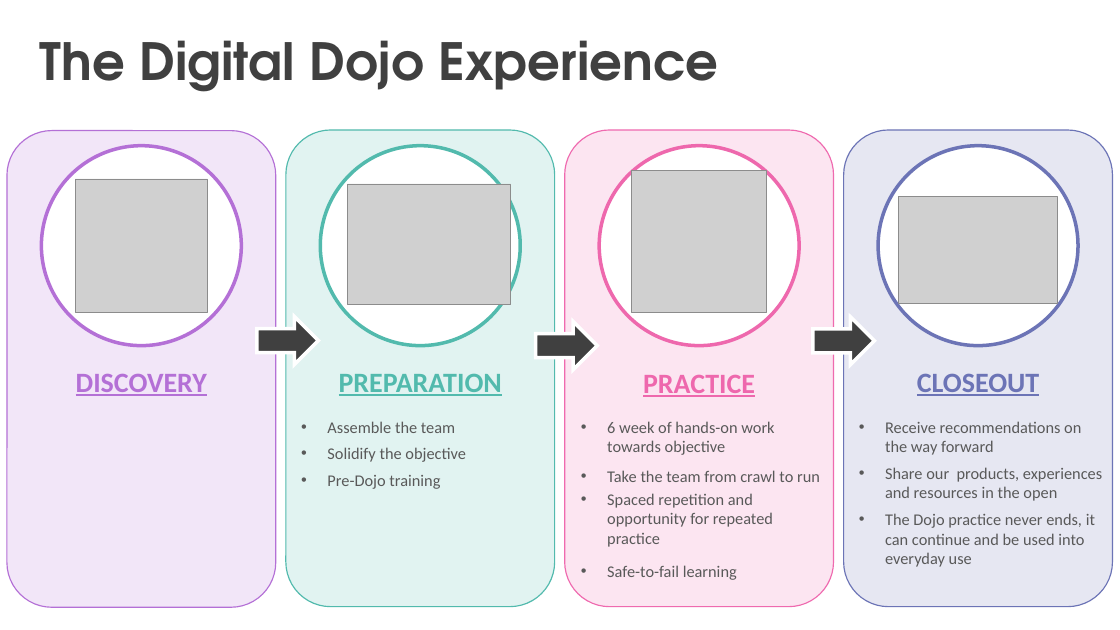
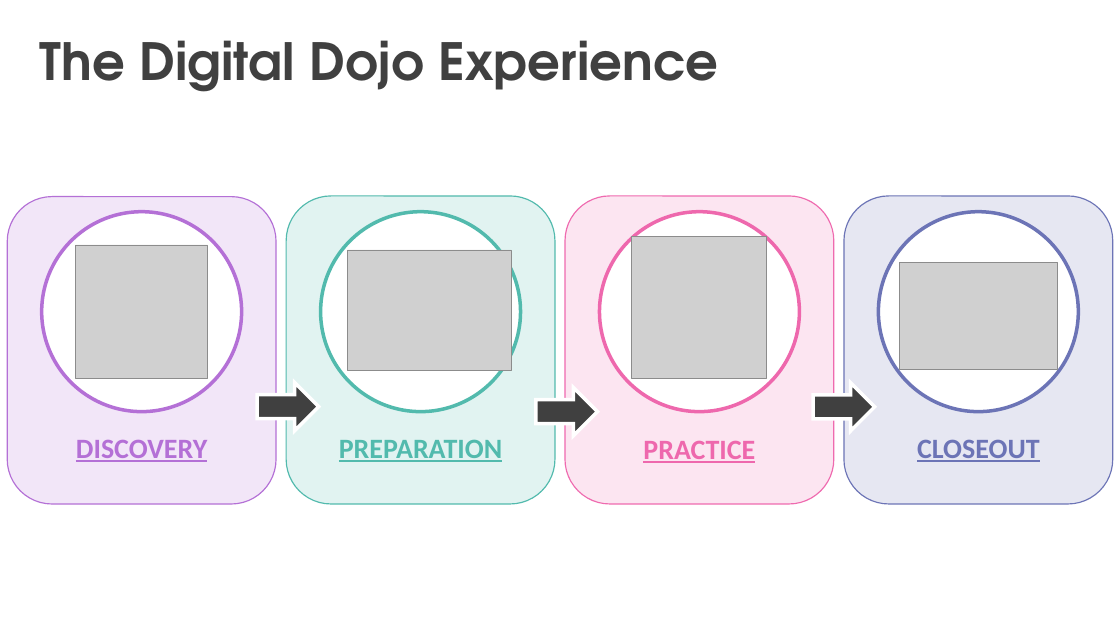
Before and after one commit to stephanieDG/digital-dojo, a slide deck: slide 7 of reading-material/Digital_Dojo_-_2021-04-08.pptx. Drawn at 1120x630 pixels with LibreOffice and Linux fonts; fonts in the diff are those of the drawing; grey boxes stand for pictures. Boxes give left, top, right and bottom in pixels: in the first picture for what was removed or moved away, otherwise in the second. Text is boxed around its words. In the diff, an @@ line names an element or a change of style, - is before the commit and + after.

```diff
--- a/reading-material/Digital_Dojo_-_2021-04-08.pptx
+++ b/reading-material/Digital_Dojo_-_2021-04-08.pptx
@@ rounded rectangle: place and size @@
-rounded rectangle at bbox=[7, 130, 276, 607]
+rounded rectangle at bbox=[8, 197, 276, 504]
@@ rounded rectangle: place and size @@
-rounded rectangle at bbox=[286, 130, 555, 607]
+rounded rectangle at bbox=[287, 196, 555, 504]
@@ rounded rectangle: place and size @@
-rounded rectangle at bbox=[565, 130, 833, 607]
+rounded rectangle at bbox=[565, 196, 834, 504]
@@ rounded rectangle: place and size @@
-rounded rectangle at bbox=[844, 130, 1112, 607]
+rounded rectangle at bbox=[844, 196, 1113, 504]
@@ 4 pictures, 4 texts, 4 ellipses, 3 right arrows: place and size @@
-4 pictures, 4 texts, 4 ellipses, 3 right arrows at bbox=[41, 145, 1078, 397]
+4 pictures, 4 texts, 4 ellipses, 3 right arrows at bbox=[42, 212, 1079, 463]
@@ text removed at bbox=[327, 421, 466, 489] @@
-• Assemble the team
-• Solidify the objective
-• Pre-Dojo training
@@ text removed at bbox=[607, 421, 820, 580] @@
-• 6 week of hands-on work towards objective
-• Take the team from crawl to run
-• Spaced repetition and opportunity for repeated practice
-• Safe-to-fail learning
@@ text removed at bbox=[885, 421, 1102, 567] @@
-• Receive recommendations on the way forward
-• Share our products, experiences and resources in the open
-• The Dojo practice never ends, it can continue and be used into everyday use
```
Also in this commit, not shown: 4 other slides changed.
